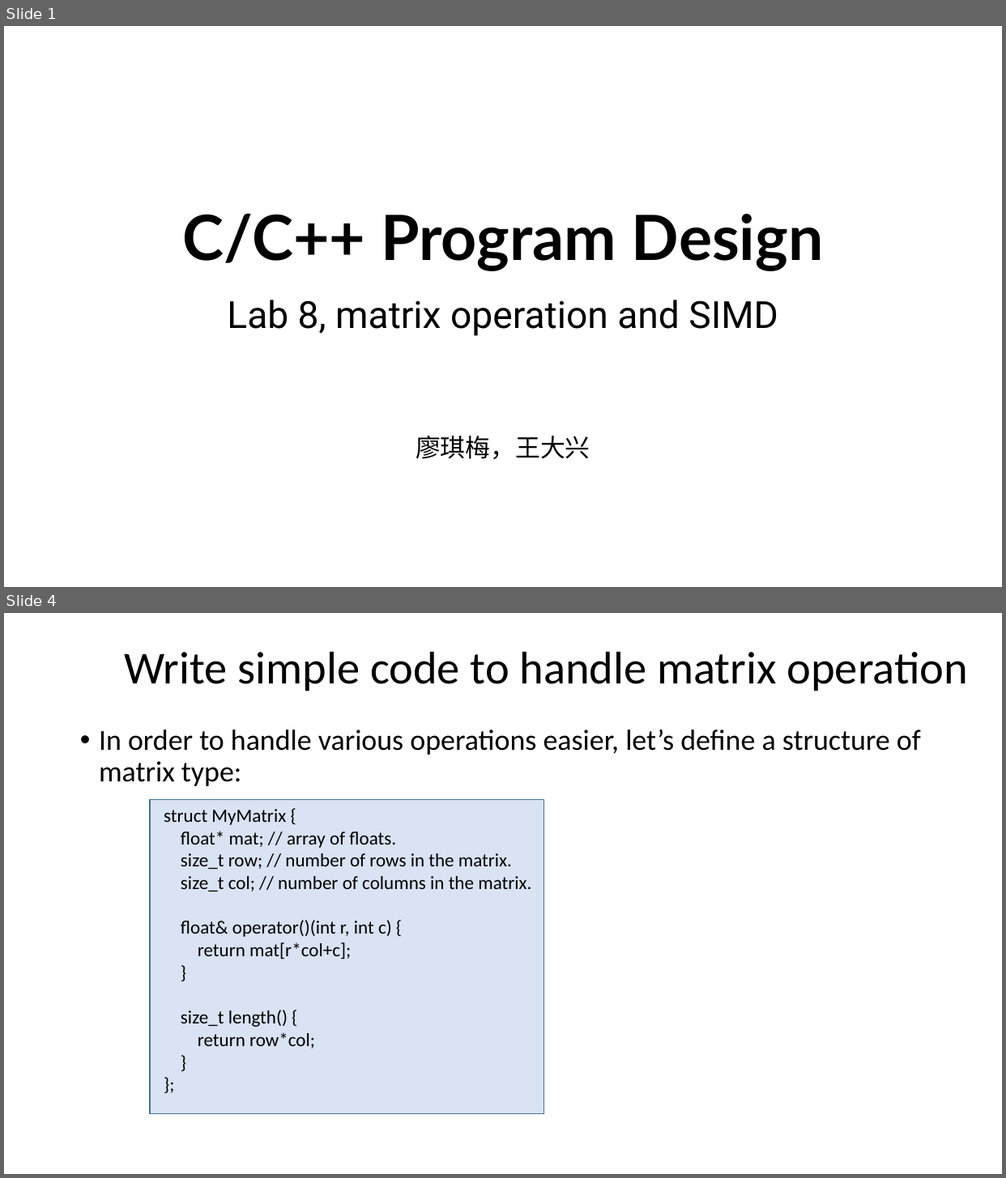
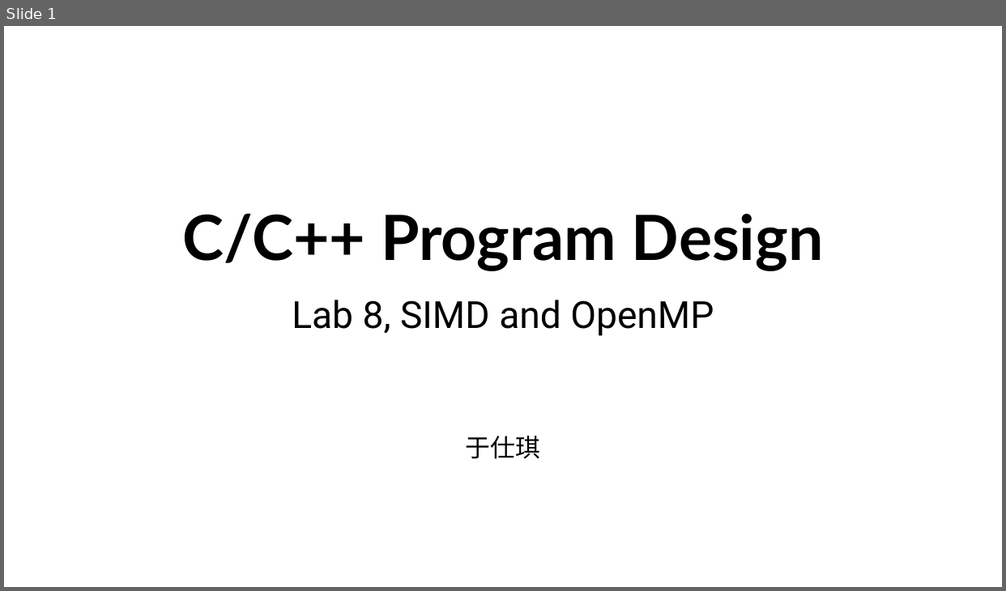
Before and after one commit to ShiqiYu/CPP, a slide deck: week08/Lab08.pptx. Shown one above the other, each under a label of ours: slides 1 and 4 before the commit, slide 1 after it; the slides between them are not shown. The pictures are 1006x1178 and 1006x591 pixels, drawn with LibreOffice and Linux fonts; fonts in the diff are those of the drawing; background and template pictures are left out. Boxes give left, top, right and bottom in pixels: in the first picture for what was removed or moved away, otherwise in the second. Text is boxed around its words. In the diff, an @@ line names an element or a change of style, - is before the commit and + after.

```diff
--- a/week08/Lab08.pptx
+++ b/week08/Lab08.pptx
@@ slide 4 removed at box(4, 613, 1002, 1174), background #FFFFFF @@
@@ title removed at box(124, 651, 968, 691) @@
-Write simple code to handle matrix operation
@@ text removed at box(99, 729, 921, 786) @@
-• In order to handle various operations easier, let’s define a structure of matrix type:
@@ rectangle removed at box(150, 800, 543, 1114) @@
@@ text removed at box(164, 809, 531, 1049) @@
-struct MyMatrix {
-float* mat; // array of floats.
-size_t row; // number of rows in the matrix.
-size_t col; // number of columns in the matrix.
-float& operator()(int r, int c) {
-return mat[r*col+c];
-}
-size_t length() {
-return row*col;
-}
-};
@@ slide 1 changed as well @@
@@ subtitle at box(292, 300, 714, 459): text changed @@
-Lab 8, matrix operation and SIMD
-廖琪梅，王大兴
+Lab 8, SIMD and OpenMP
+于仕琪
```
Also in this commit, not shown: 2 other slides changed, 11 slides added, 28 other slides removed, 1 other file.
